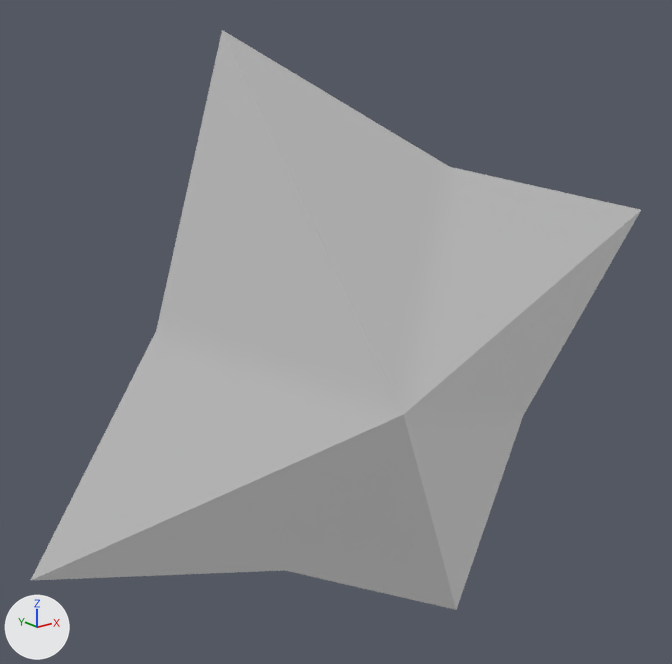
A saved change to the OBJ model Assets/star/star.obj.
Rendered twice from a 50 mm lens placed at (-3.44, -4.04, 3.95), pointed at (-0.08, 0.16, 2.27). Lighting does not change. The marker at lower left points along +X, +Y and +Z. Where no turn or scale is listed for an object, it has been applied to the vertices.
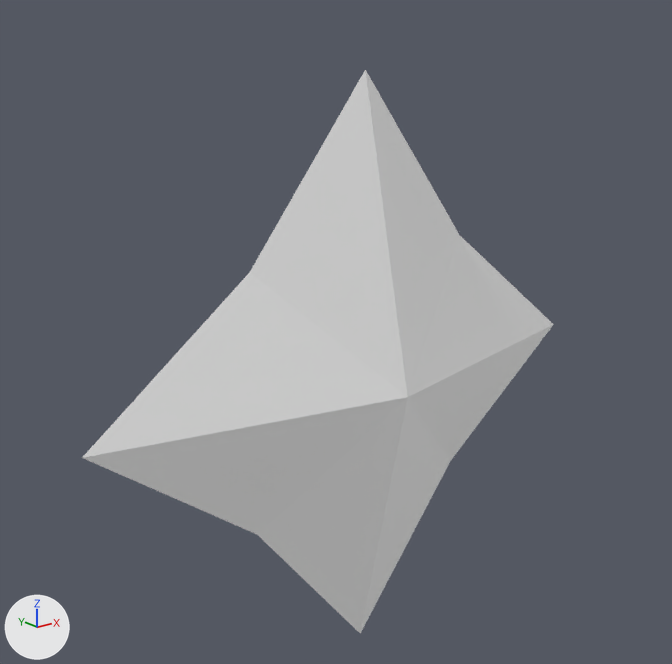
Location of each change, [x1, y1, x2, y2] in pixels of the pictures (672 x 664 px):
'Plane', recoloured, reshaped (23% narrower): before [30, 30, 641, 610]; after [82, 70, 554, 633]

Edits to the bpy script that builds the scene:
```text
Change mat_material:
    mat_material.base_color: (0.8, 0.8, 0.8) -> (1.0, 1.0, 1.0)  # white #e7e7e7 -> white #ffffff
Change me_plane:
    used by ob_plane; location = (0.0, 0.0, 0.0)
    remove me_plane.from_pydata(...)  # 2050 vertices, 4096 faces; spans x -1.94..1.94, y -0.53..0.52, z 0.0..4.0
    add me_plane.from_pydata(...)  # 10 vertices, 16 faces; spans x -1.8..1.8, y -0.4..0.4, z 0.2..3.8
    me_plane part 1: 2050 vertices removed from x -1.94..1.94, y -0.53..0.52, z 0.0..4.0; 10 vertices added at x -1.8..1.8, y -0.4..0.4, z 0.2..3.8
```
